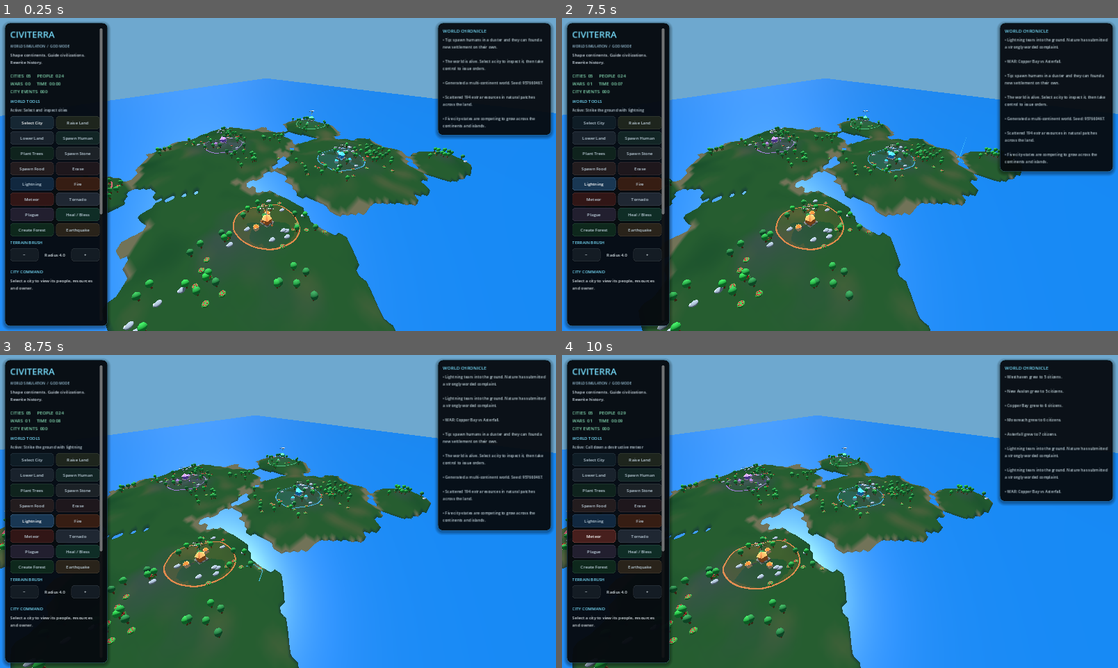
Above: before the commit, frames 1-4 (two rows, left to right).
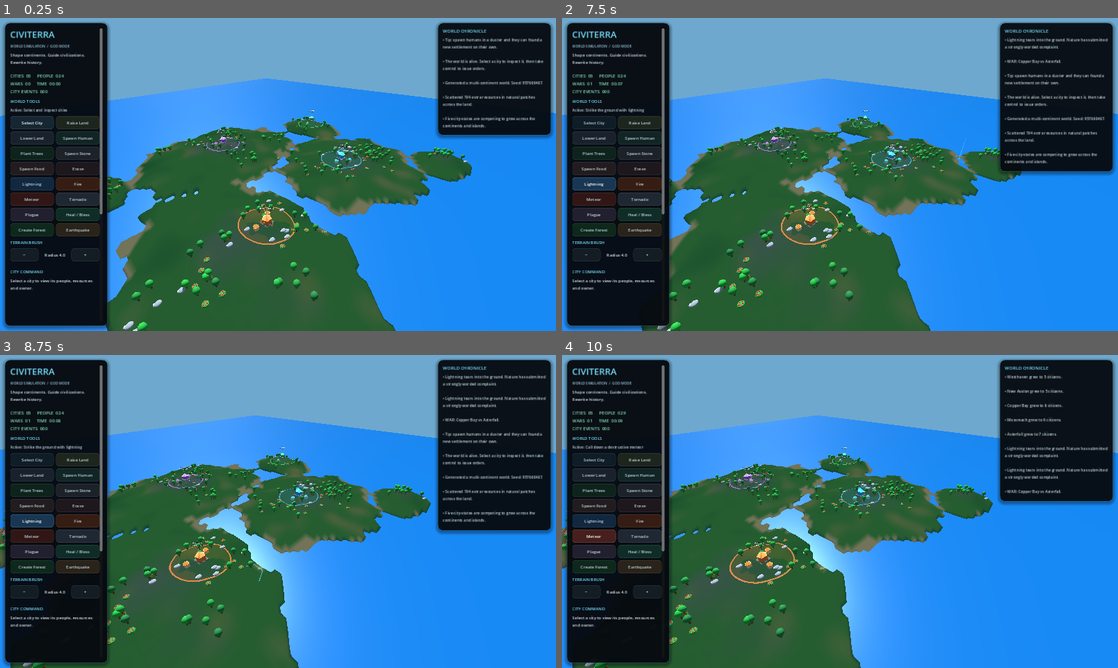
Above: after the commit, the same moments.

Repository: yoimdoingstuff/citysandbox
Game: Godot game, scene res://main.tscn
Same seed, same stepped clock (60 frames per second), same inputs: the game is played once before the commit and once after it.
Inputs (mouse positions are in pixels of both pictures, inside the frame that each line leads up to):
- Up to frame 1 (0.25 s): no input
- Up to frame 2 (7.5 s): click "Select City" at 0.5 s; click "Raise Land" at 1.25 s; click "Lower Land" at 2 s; click "Spawn Human" at 2.75 s; click "Select City" at 3.5 s; click "Plant Trees" at 4.25 s; click "Spawn Stone" at 5 s; click "Spawn Food" at 5.75 s; click "Lightning" at 6.5 s; move the mouse to (962, 158) at 7.27 s; hold D from 7.28 s (still down); click (962, 158) at 7.42 s
- Up to frame 3 (8.75 s): release D at 8 s; drag from (166, 527) to (250, 574) at 8.02 s
- Up to frame 4 (10 s): click "Fire" at 8.75 s; click "Meteor" at 9.5 s

The runs differ from the first frame. In frame 1, 0.5% of the frame differs, in the area x 19-66%, y 32-75%; in frame 2, 0.5%; in frame 3, 0.6%; in frame 4, 0.6%, in the area x 0-58%, y 32-75%.

Commit message:
Tie territory expansion to outer housing rings

Diff:
--- a/main.gd
+++ b/main.gd
@@ -903,8 +903,18 @@
 		return 0.0
 	var city: Dictionary = cities[city_id]
 	var houses: Array = city["houses"]
+	var house_count: int = houses.size()
 	var stage: int = int(city.get("stage", 0))
-	return 9.0 + float(houses.size()) * 0.68 + float(stage) * 1.5
+	if house_count == 0:
+		return 8.0 + float(stage) * 0.8
+
+	# Match the zone to the outermost housing ring. Each extra house on that
+	# ring pushes the boundary a little farther, and each new ring expands it
+	# more substantially. The stage bonus gives mature cities a wider hinterland.
+	var outer_ring_index: int = int((house_count - 1) / 6)
+	var outer_ring: float = 4.5 + float(outer_ring_index) * 3.4
+	var houses_in_outer_ring: int = ((house_count - 1) % 6) + 1
+	return outer_ring + 3.5 + float(houses_in_outer_ring) * 0.45 + float(stage) * 0.8
 
 
 func _city_territory_radius_at_angle(city_id: int, angle: float, base_radius: float) -> float:
